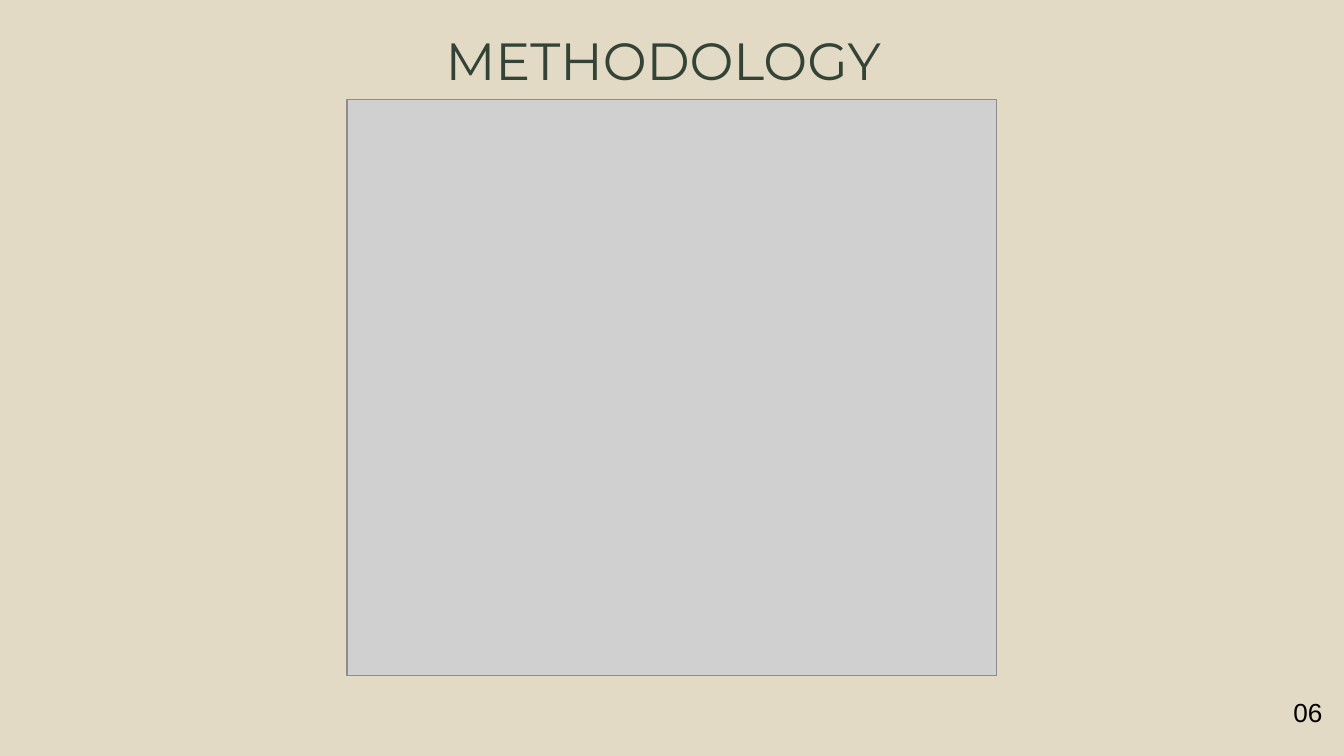
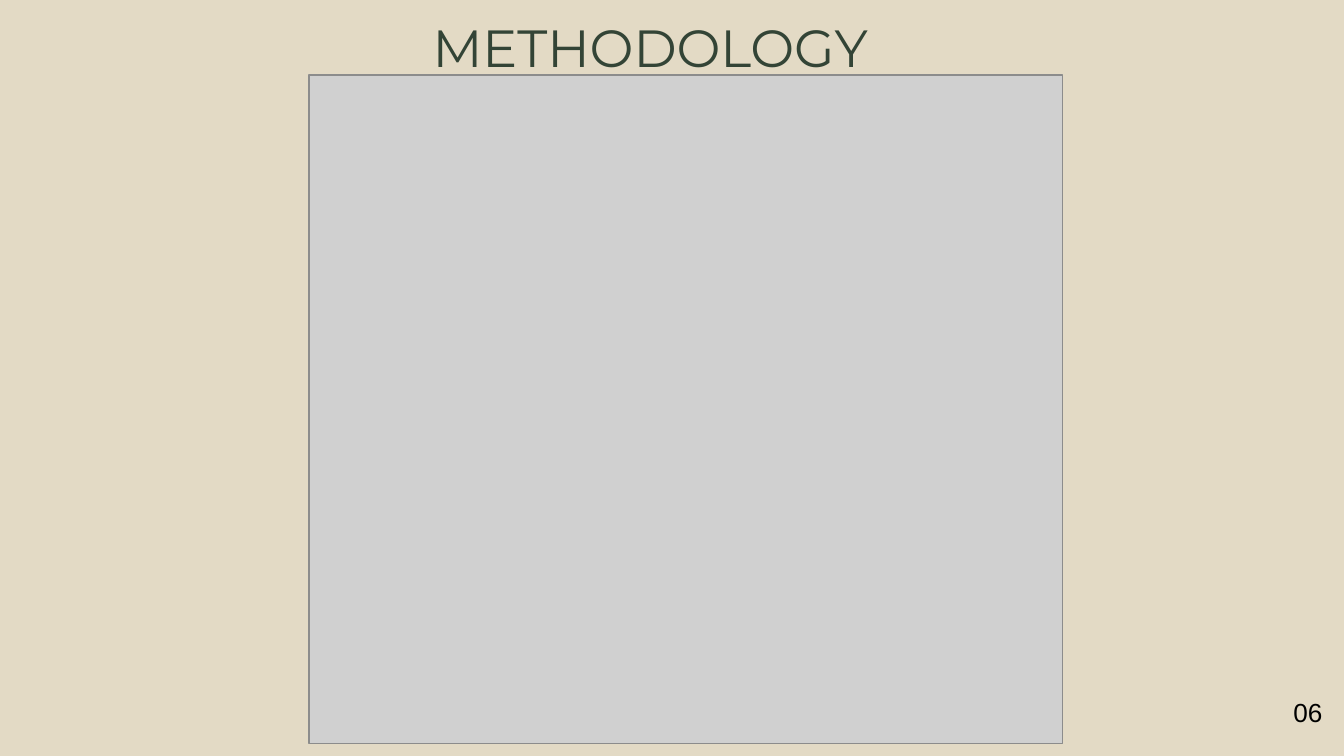
Before and after one commit to algoscienceacademy/QCA-TG-PASS-CMOS-GDI-CIRCUIT, a slide deck: slide 7 of pre-defence/Predefence/A25GM13 Presentation Slide.pptx. Drawn at 1344x756 pixels with LibreOffice and Linux fonts; fonts in the diff are those of the drawing; grey boxes stand for pictures. Boxes give left, top, right and bottom in pixels: in the first picture for what was removed or moved away, otherwise in the second. Text is boxed around its words. In the diff, an @@ line names an element or a change of style, - is before the commit and + after.

```diff
--- a/pre-defence/Predefence/A25GM13 Presentation Slide.pptx
+++ b/pre-defence/Predefence/A25GM13 Presentation Slide.pptx
@@ title "METHODOLOGY" rewrapped from bbox=[446, 43, 881, 81] to bbox=[433, 30, 868, 76] @@
@@ picture: place and size @@
-picture at bbox=[347, 99, 996, 676]
+picture at bbox=[309, 75, 1062, 743]
```
Also in this commit, not shown: 8 other slides changed, 2 slides added, 2 slides removed, 8 other files.
